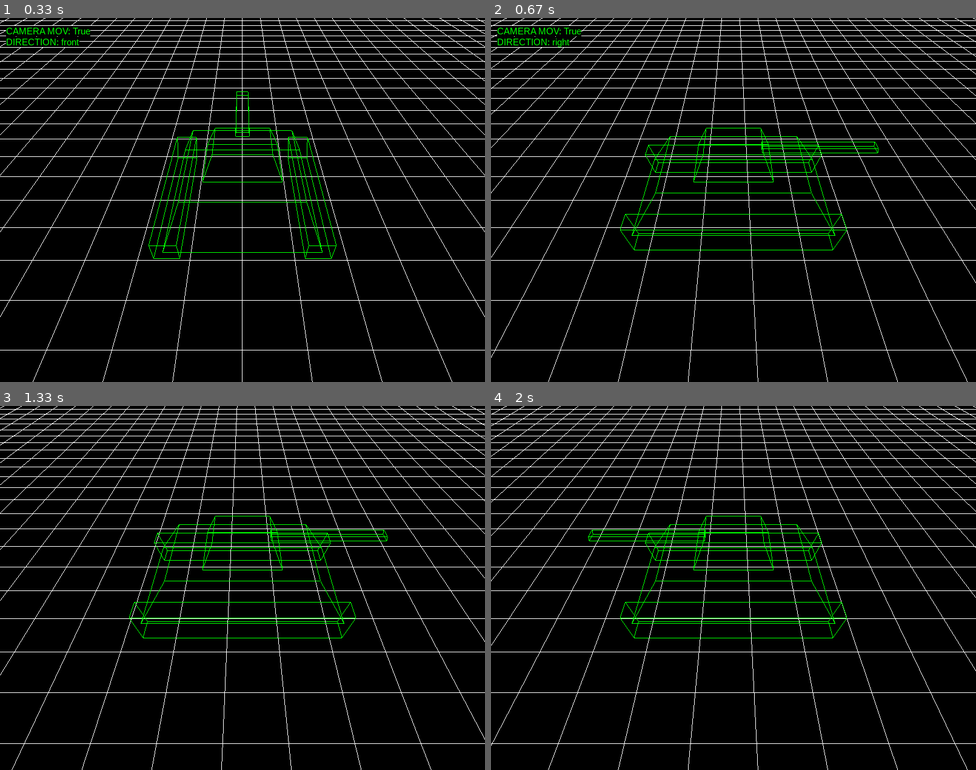
Above: before the commit, frames 1-4 (two rows, left to right).
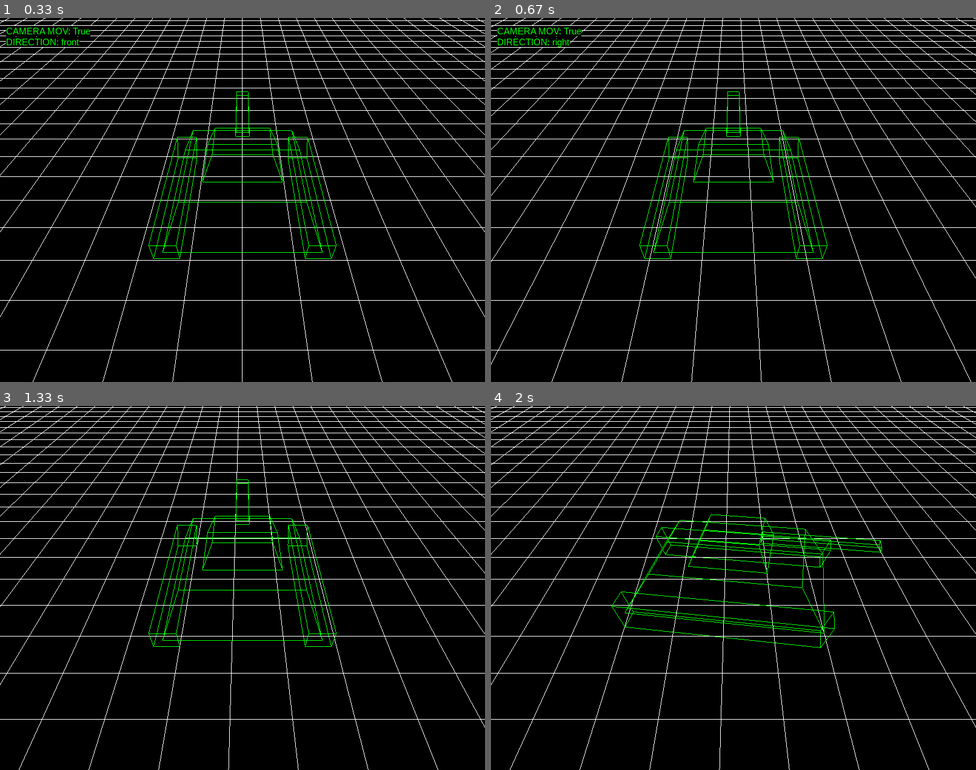
Above: after the commit, the same moments.

Repository: antonioam82/tank_controller
Game: pygame game, started from tank_demo_0.py
The game is run twice, just before and just after one commit, with the same random seed, the same clock (stepped at 60 frames per second) and the same inputs.
Inputs:
- Up to frame 1 (0.33 s): no input
- Up to frame 2 (0.67 s): hold Right from 0.33 s (still down)
- Up to frame 3 (1.33 s): release Right at 0.8 s; hold Up 0.83-1.13 s; hold Right from 1.17 s (still down); tap J at 1.23 s; tap C at 1.32 s
- Up to frame 4 (2 s): tap J at 1.53, 1.73 s; release Right at 1.63 s; hold Left from 1.67 s (still down)

Frame 1 is identical in both runs. In frame 2, 4.8% of the frame differs, in the area x 0-100%, y 0-100%; in frame 3, 12%; in frame 4, 12%.

Commit message:
Se continuo la iplementación de la lógica para el giro de cambio de dirección

Diff:
--- a/tank_demo_0.py
+++ b/tank_demo_0.py
@@ -181,21 +181,22 @@
                     direction = 'front'
 
                 elif e.key == K_DOWN:
-                    grid_mov_z = -0.05
-                    grid_mov_x = 0.0
-                    model_angle = 0
+                    rotating = True
+                    #grid_mov_z = -0.05
+                    #grid_mov_x = 0.0
+                    dest_model_angle = 0
                     direction = 'back'
 
                 elif e.key == K_LEFT:
-                    grid_mov_x = 0.05
-                    grid_mov_z = 0.0
-                    model_angle = -90
+                    rotating = True
+                    #grid_mov_x = 0.05
+                    #grid_mov_z = 0.0
+                    dest_model_angle = -90
                     direction = 'left'
 
                 elif e.key == K_RIGHT:
-                    grid_mov_x = -0.05
-                    grid_mov_z = 0.0
-                    model_angle = 90
+                    rotating = True
+                    dest_model_angle = 90
                     direction = 'right'
 
                 elif e.key == K_b:
@@ -285,15 +286,37 @@
             last_cam_pos_z = z
 
         # -----------------GIRO CAMBIO---------------- #
+        #print(direction)
         if rotating:
             grid_mov_z = 0.0
             grid_mov_x = 0.0
-            if model_angle < dest_model_angle:
-                model_angle += 3.0
+            if direction == 'front' or direction == 'right':
+                #print("hheeeheh")
+                if model_angle < dest_model_angle:
+                    model_angle += 3.0
+                else:
+                    if direction == 'front':
+                        grid_mov_z = 0.05
+                        grid_mov_x = 0.0
+                        rotating = False
+                    else:
+                        grid_mov_x = -0.05
+                        grid_mov_z = 0.0
+                        rotating = False
             else:
-                grid_mov_z = 0.05
-                grid_mov_x = 0.0
-                rotating = False
+                if model_angle > dest_model_angle:
+                    model_angle -= 3.0
+                else:
+                    if direction == 'back':
+                        grid_mov_z = -0.05
+                        grid_mov_x = 0.0
+                        rotating = False
+                    else:
+                        grid_mov_x = 0.05
+                        grid_mov_z = 0.0
+                        rotating = False
+
+
         # -------------------------------------------- #
 
 
